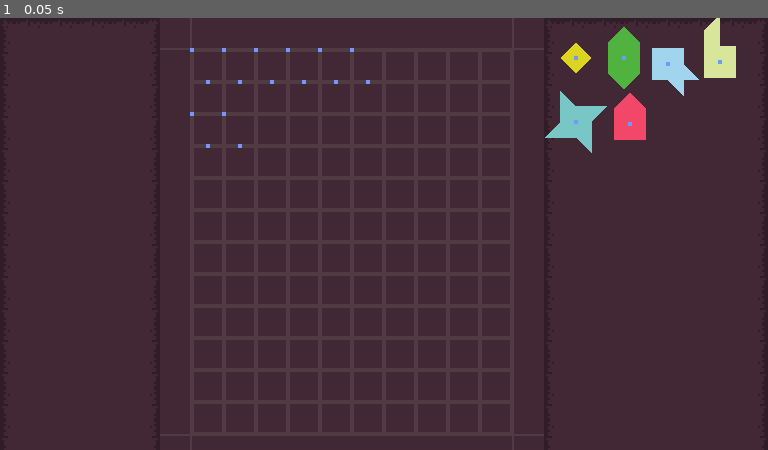
Above: before the commit, frame 1.
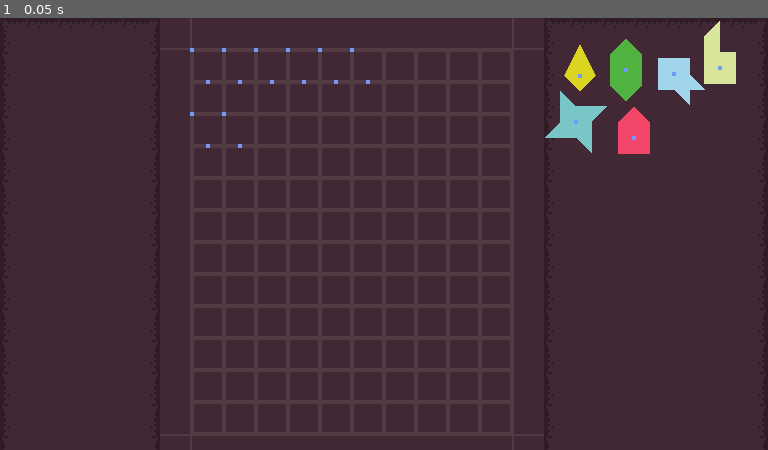
Above: after the commit, the same moment.

Repository: roam1n/forge
Game: Godot game, scene res://Scenes/foundryRoom.tscn
Same seed, same stepped clock (60 frames per second), same inputs: the game is played once before the commit and once after it. The project has no main scene, so this scene is started directly.
Inputs:
- Up to frame 1 (0.05 s): no input

The runs differ from the first frame. In frame 1, 1.2% of the frame differs, in the area x 73-96%, y 0-32%.

Commit message:
fix

Diff:
--- a/Scenes/foundryRoom.tscn
+++ b/Scenes/foundryRoom.tscn
@@ -412,14 +412,14 @@
 position = Vector2(96, 16)
 
 [node name="Chunk2" parent="." instance=ExtResource("2_nsnny")]
-position = Vector2(288, 20)
+position = Vector2(290, 29)
 
 [node name="Chunk3" parent="." instance=ExtResource("2_nsnny")]
-position = Vector2(312, 20)
+position = Vector2(313, 26)
 data = ExtResource("3_sq5br")
 
 [node name="Chunk" parent="." instance=ExtResource("2_nsnny")]
-position = Vector2(334, 23)
+position = Vector2(337, 28)
 data = ExtResource("3_rgvl5")
 
 [node name="Chunk4" parent="." instance=ExtResource("2_nsnny")]
@@ -427,11 +427,11 @@
 data = ExtResource("6_ettp7")
 
 [node name="Chunk5" parent="." instance=ExtResource("2_nsnny")]
-position = Vector2(315, 53)
+position = Vector2(317, 60)
 data = ExtResource("7_kplg1")
 
 [node name="Chunk6" parent="." instance=ExtResource("2_nsnny")]
-position = Vector2(360, 22)
+position = Vector2(360, 25)
 data = ExtResource("8_oqaqr")
 
 [connection signal="active_dot" from="DotMatrix" to="." method="_on_dot_matrix_active_dot"]
--- a/dataTables/chunks/blaze.tres
+++ b/dataTables/chunks/blaze.tres
@@ -4,6 +4,6 @@
 
 [resource]
 script = ExtResource("1_awf4w")
-polygon = PackedVector2Array(-0.99, -0.99, 0, -1.99, 0.99, -0.99, 0.99, 0.99, -0.99, 0.99)
+polygon = PackedVector2Array(-0.999, -0.999, 0, -1.999, 0.999, -0.999, 0.999, 0.999, -0.999, 0.999)
 name = "烈焰"
 color = Color(0.949869, 0.2811, 0.408495, 1)
--- a/dataTables/chunks/life.tres
+++ b/dataTables/chunks/life.tres
@@ -4,6 +4,6 @@
 
 [resource]
 script = ExtResource("1_ienpv")
-polygon = PackedVector2Array(-0.99, -0.99, 0, -1.99, 0.99, -0.99, 0.99, 0.99, 0, 1.99, -0.99, 0.99)
+polygon = PackedVector2Array(-0.999, -0.999, 0, -1.999, 0.999, -0.999, 0.999, 0.999, 0, 1.999, -0.999, 0.999)
 name = "生命"
 color = Color(0.317647, 0.701961, 0.25098, 1)
--- a/dataTables/chunks/resonance.tres
+++ b/dataTables/chunks/resonance.tres
@@ -4,6 +4,6 @@
 
 [resource]
 script = ExtResource("1_1m2x8")
-polygon = PackedVector2Array(-0.99, 0.99, 0.99, 0.99, 0.99, -0.99, -0.01, -0.99, -0.01, -2.99, -0.99, -1.99)
+polygon = PackedVector2Array(-0.999, 0.999, 0.999, 0.999, 0.999, -0.999, -0.001, -0.999, -0.001, -2.999, -0.999, -1.999)
 name = "共鸣"
 color = Color(0.85098, 0.905882, 0.611765, 1)
--- a/dataTables/chunks/starlight.tres
+++ b/dataTables/chunks/starlight.tres
@@ -4,6 +4,6 @@
 
 [resource]
 script = ExtResource("1_5bdfp")
-polygon = PackedVector2Array(0, -0.99, 0.99, 0, 0, 0.99, -0.99, 0)
+polygon = PackedVector2Array(0, -1.999, 0.999, 0, 0, 0.999, -0.999, 0)
 name = "星辉"
 color = Color(0.858824, 0.835294, 0.129412, 1)
--- a/dataTables/chunks/storm.tres
+++ b/dataTables/chunks/storm.tres
@@ -4,6 +4,6 @@
 
 [resource]
 script = ExtResource("1_dptxy")
-polygon = PackedVector2Array(-0.01, -0.99, 1.99, -0.99, 0.99, -0.01, 0.99, 1.99, 0.01, 0.99, -1.99, 0.99, -0.99, 0.01, -0.99, -1.99)
+polygon = PackedVector2Array(-0.001, -0.999, 1.999, -0.999, 0.999, -0.001, 0.999, 1.999, 0.001, 0.999, -1.999, 0.999, -0.999, 0.001, -0.999, -1.999)
 name = "风暴"
 color = Color(0.478431, 0.780392, 0.780392, 1)
--- a/dataTables/chunks/tidal.tres
+++ b/dataTables/chunks/tidal.tres
@@ -4,6 +4,6 @@
 
 [resource]
 script = ExtResource("1_a62ai")
-polygon = PackedVector2Array(-1, -1, 1, -1, 1, 0, 2, 1, 1, 1, 1, 2, 0, 1, -1, 1)
+polygon = PackedVector2Array(-0.999, -0.999, 0.999, -0.999, 0.999, 0, 1.999, 0.999, 0.999, 0.999, 0.999, 1.999, 0, 0.999, -0.999, 0.999)
 name = "潮汐"
 color = Color(0.635294, 0.835294, 0.933333, 1)
